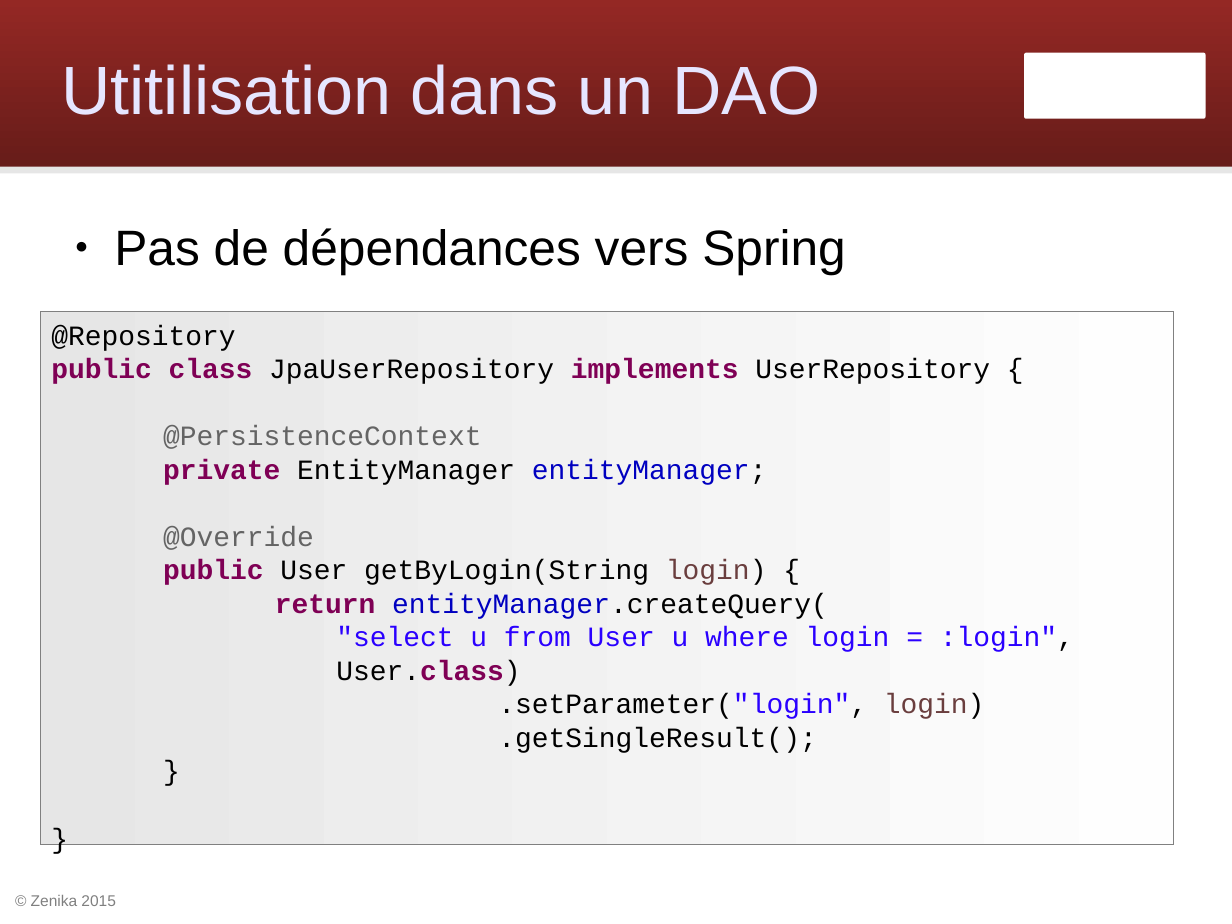
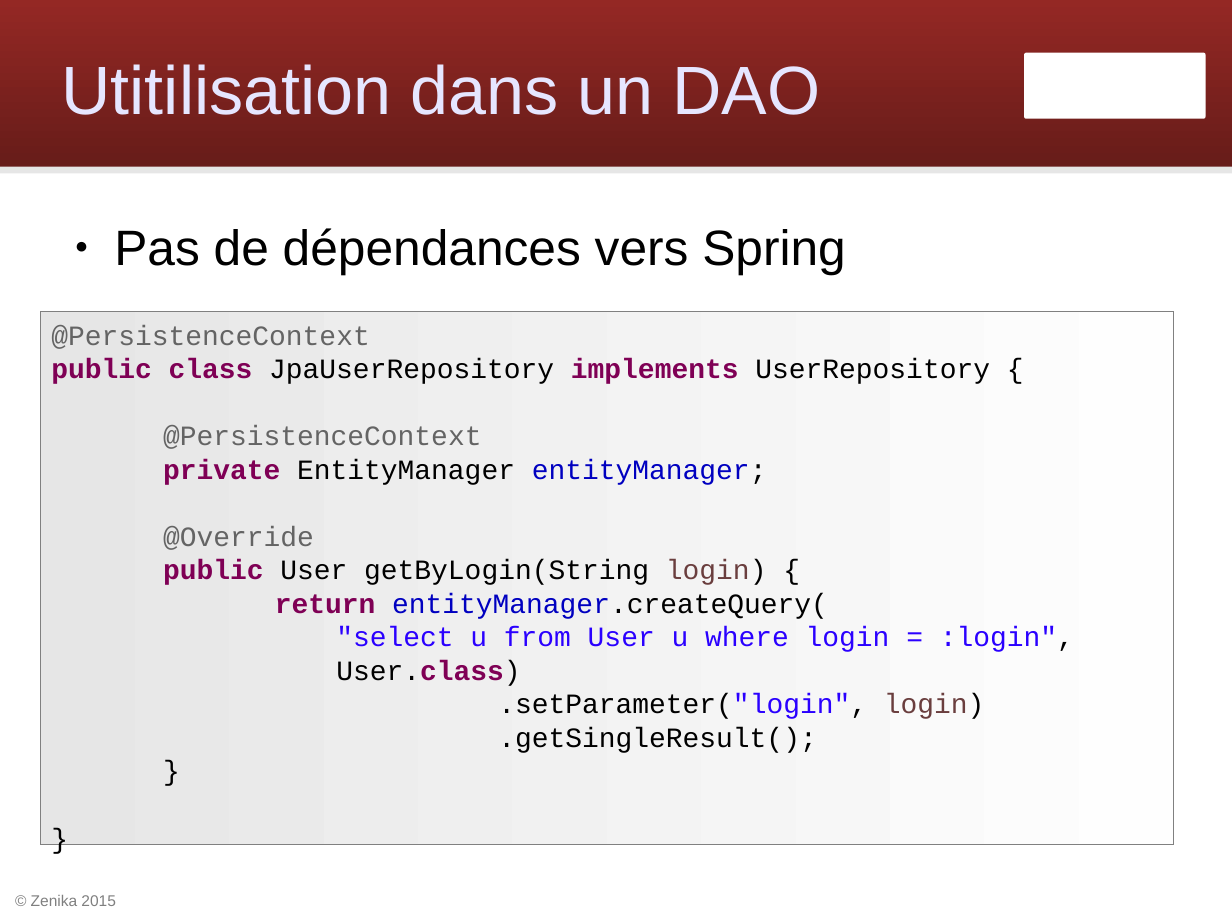
Before and after one commit to Zenika/workshop-spring-core, a slide deck: slide 70 of spring-workshop.odp. Drawn at 1232x924 pixels with LibreOffice and Linux fonts; fonts in the diff are those of the drawing; background and template pictures are left out. Boxes give left, top, right and bottom in pixels: in the first picture for what was removed or moved away, otherwise in the second. Text is boxed around its words. In the diff, an @@ line names an element or a change of style, - is before the commit and + after.

```diff
--- a/spring-workshop.odp
+++ b/spring-workshop.odp
@@ text in rectangle at <box>51,325,370,349</box>: text changed; text colour #000000 to #646464 @@
-@Repository
+@PersistenceContext
```
Also in this commit, not shown: 3 other slides changed, 8 other files.
